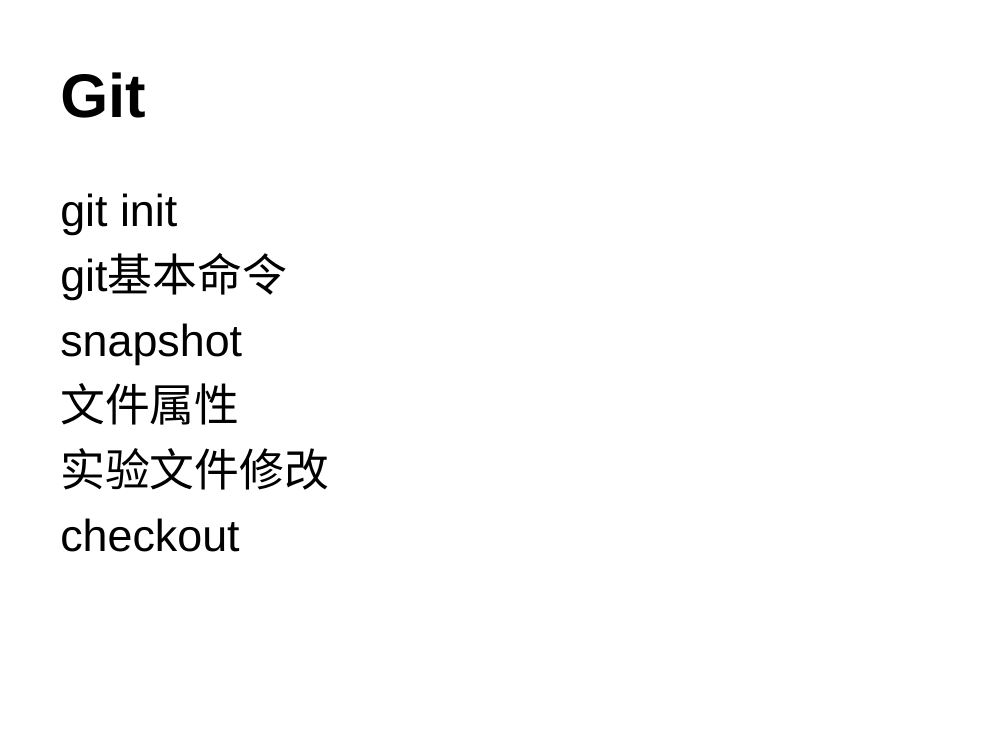
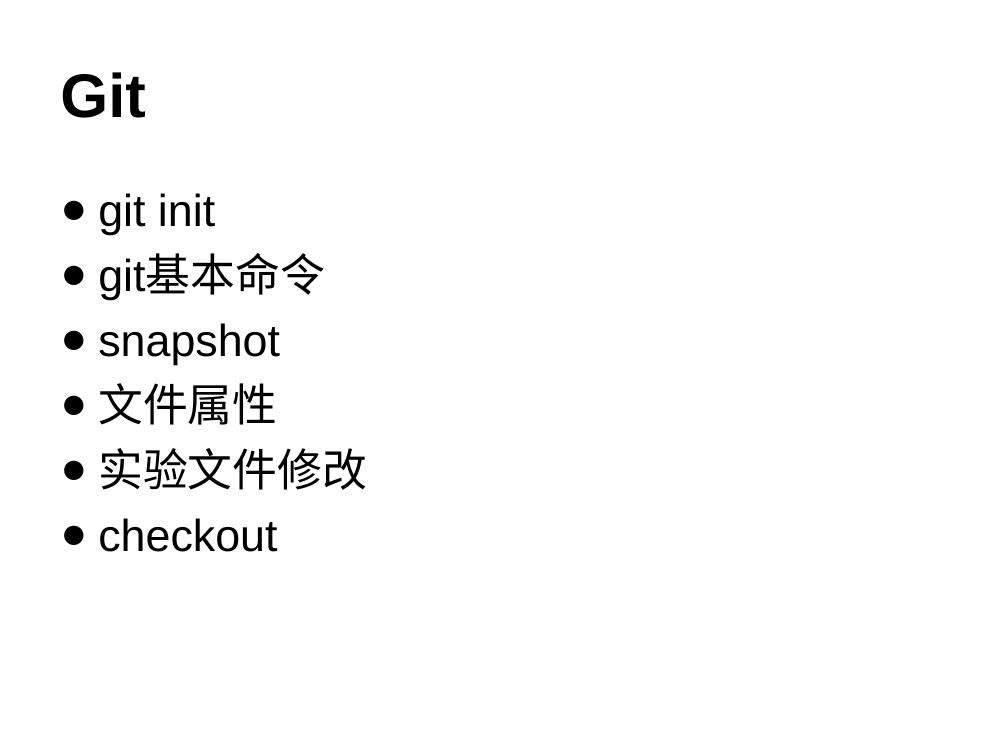
Before and after one commit to lxmxhh/git-intro, a slide deck: slide 4 of Git.ppt. Drawn at 1008x756 pixels with LibreOffice and Linux fonts; fonts in the diff are those of the drawing. Boxes give left, top, right and bottom in pixels: in the first picture for what was removed or moved away, otherwise in the second. Text is boxed around its words. In the diff, an @@ line names an element or a change of style, - is before the commit and + after.

```diff
--- a/Git.ppt
+++ b/Git.ppt
@@ text "git init" at bbox=[98, 193, 367, 552]: bullet none to ●; alignment justified to left @@
```
Also in this commit, not shown: 4 other slides changed.
